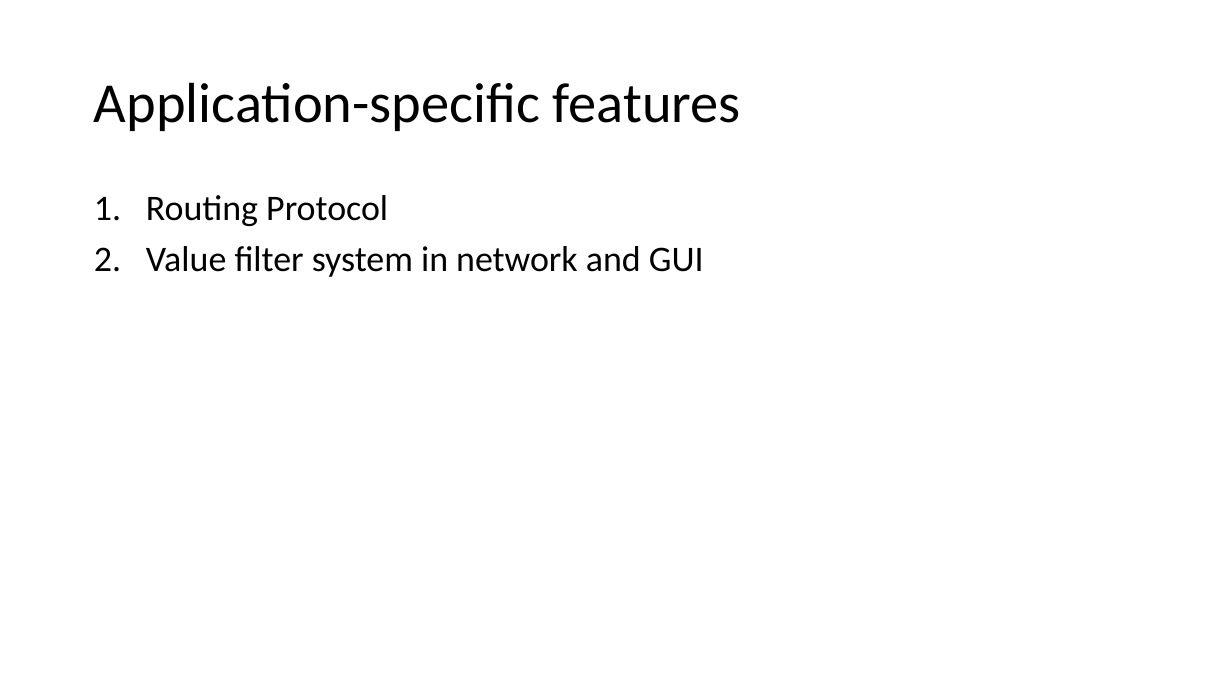
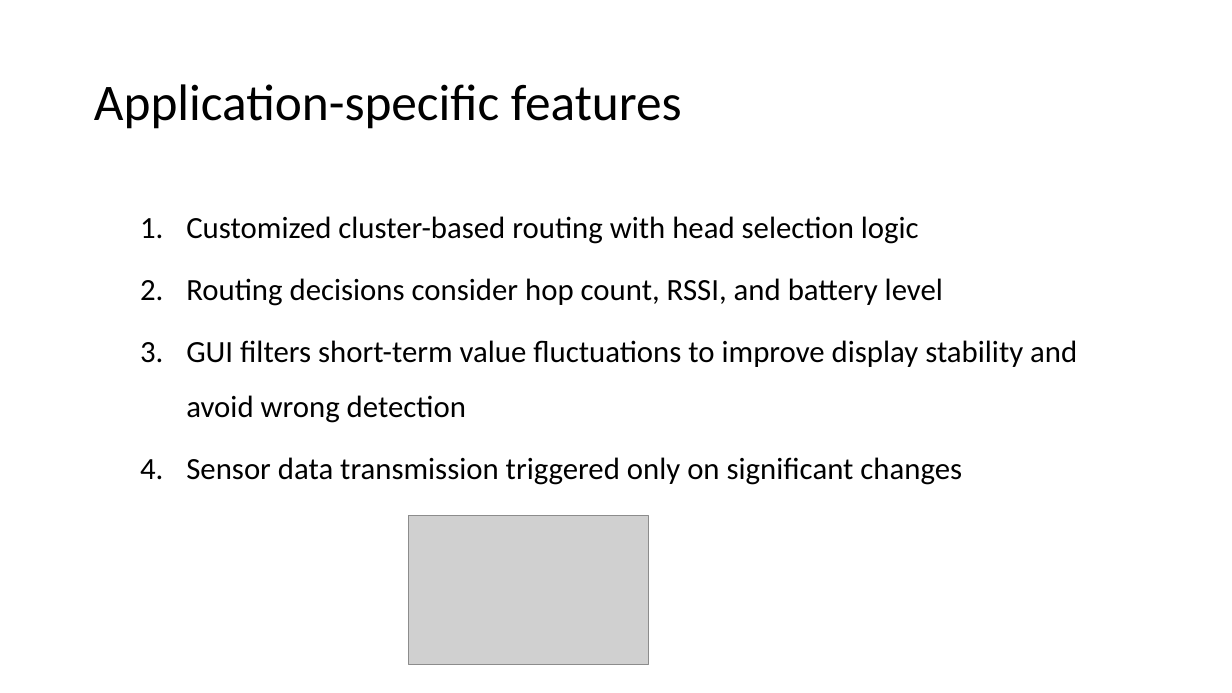
Before and after one commit to Codaxx/WSN_Lab_2025, a slide deck: slide 9 of wsnlab-ss25-final-group2.pptx (slide 7 before the commit). Drawn at 1232x693 pixels with LibreOffice and Linux fonts; fonts in the diff are those of the drawing; grey boxes stand for pictures; background and template pictures are left out. Boxes give left, top, right and bottom in pixels: in the first picture for what was removed or moved away, otherwise in the second. Text is boxed around its words. In the diff, an @@ line names an element or a change of style, - is before the commit and + after.

```diff
--- a/wsnlab-ss25-final-group2.pptx
+++ b/wsnlab-ss25-final-group2.pptx
@@ title "Application-specific features" at box(94, 84, 682, 129): size 44 to 40 pt @@
@@ text at box(186, 216, 1077, 485): text changed; size 28 to 24 pt @@
-1. Routing Protocol
-2. Value filter system in network and GUI
+  1. Customized cluster-based routing with head selection logic
+  2. Routing decisions consider hop count, RSSI, and battery level
+  3. GUI filters short-term value fluctuations to improve display stability and avoid wrong detection
+  4. Sensor data transmission triggered only on significant changes
@@ picture added at box(409, 516, 649, 665) @@
```
Also in this commit, not shown: 11 other slides changed, 3 slides added.
